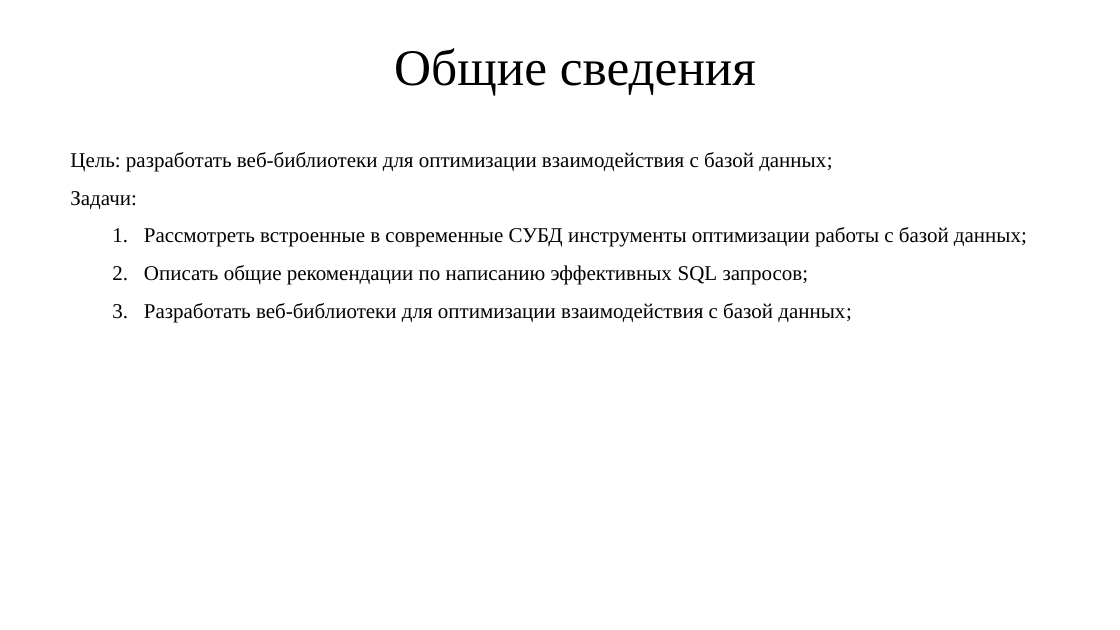
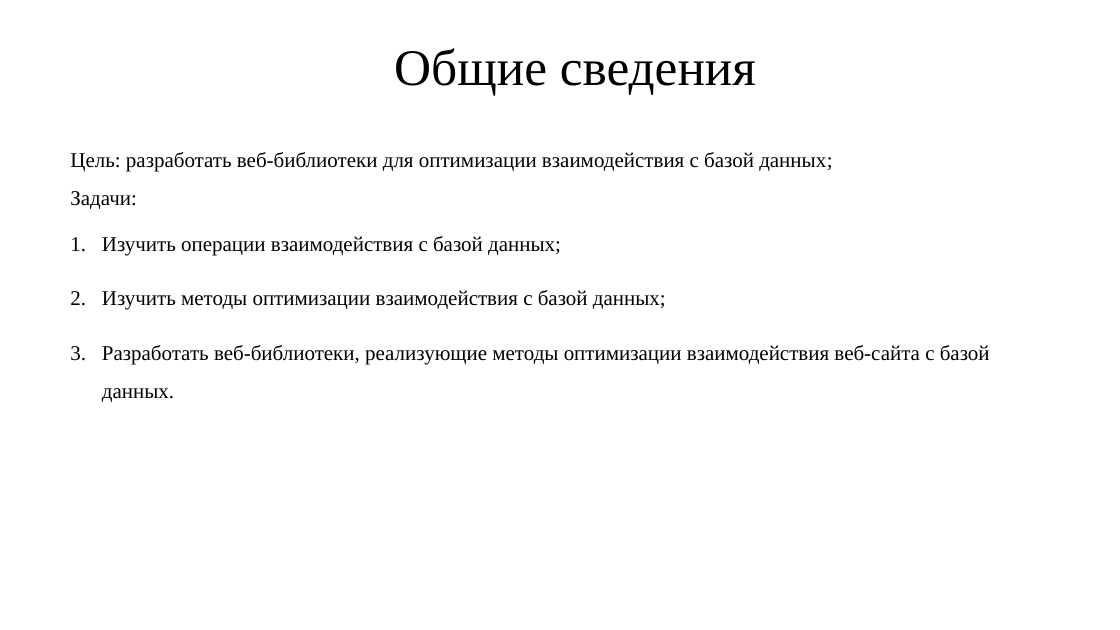
Before and after one commit to IgorTyutyunov/-, a slide deck: slide 2 of Тютюнов.pptx. Drawn at 1120x630 pixels with LibreOffice and Linux fonts; fonts in the diff are those of the drawing. Boxes give left, top, right and bottom in pixels: in the first picture for what was removed or moved away, otherwise in the second. Text is boxed around its words. In the diff, an @@ line names an element or a change of style, - is before the commit and + after.

```diff
--- a/Тютюнов.pptx
+++ b/Тютюнов.pptx
@@ text at (102, 236, 990, 402): text changed @@
-  1. Рассмотреть встроенные в современные СУБД инструменты оптимизации работы с базой данных;
-  2. Описать общие рекомендации по написанию эффективных SQL запросов;
-  3. Разработать веб-библиотеки для оптимизации взаимодействия с базой данных;
+1. Изучить операции взаимодействия с базой данных;
+2. Изучить методы оптимизации взаимодействия с базой данных;
+3. Разработать веб-библиотеки, реализующие методы оптимизации взаимодействия веб-сайта с базой данных.
```
Also in this commit, not shown: 1 other file.
